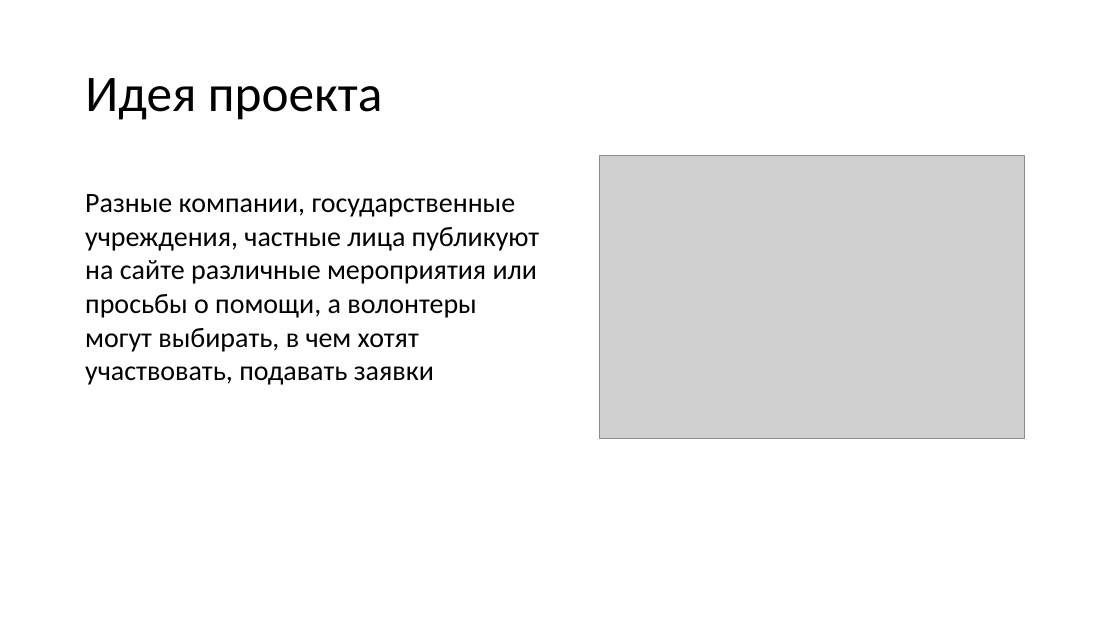
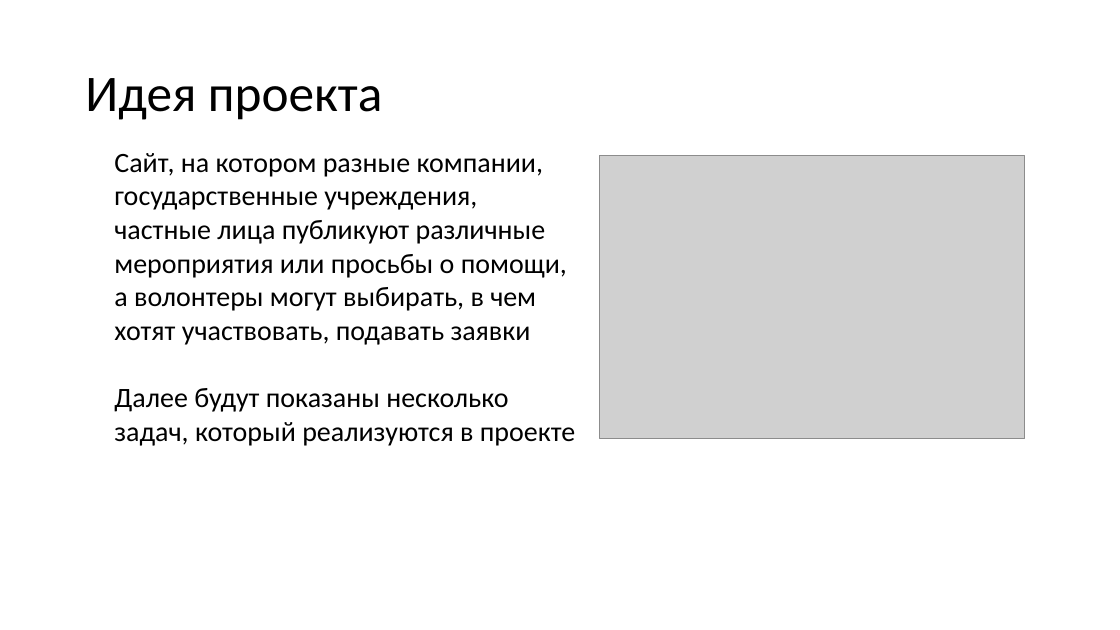
Before and after one commit to DaryaHomyak/VolunteerSearch, a slide deck: slide 4 of VolunteerSeach.pptx (slide 2 before the commit). Drawn at 1120x630 pixels with LibreOffice and Linux fonts; fonts in the diff are those of the drawing; grey boxes stand for pictures; background and template pictures are left out. Boxes give left, top, right and bottom in pixels: in the first picture for what was removed or moved away, otherwise in the second. Text is boxed around its words. In the diff, an @@ line names an element or a change of style, - is before the commit and + after.

```diff
--- a/VolunteerSeach.pptx
+++ b/VolunteerSeach.pptx
@@ text at [114, 153, 575, 446]: text changed @@
-Разные компании, государственные учреждения, частные лица публикуют на сайте различные мероприятия или просьбы о помощи, а волонтеры могут выбирать, в чем хотят участвовать, подавать заявки
+Сайт, на котором разные компании, государственные учреждения, частные лица публикуют различные мероприятия или просьбы о помощи, а волонтеры могут выбирать, в чем хотят участвовать, подавать заявки
+Далее будут показаны несколько задач, который реализуются в проекте
```
Also in this commit, not shown: 3 other slides changed, 5 slides added, 1 slide removed.
